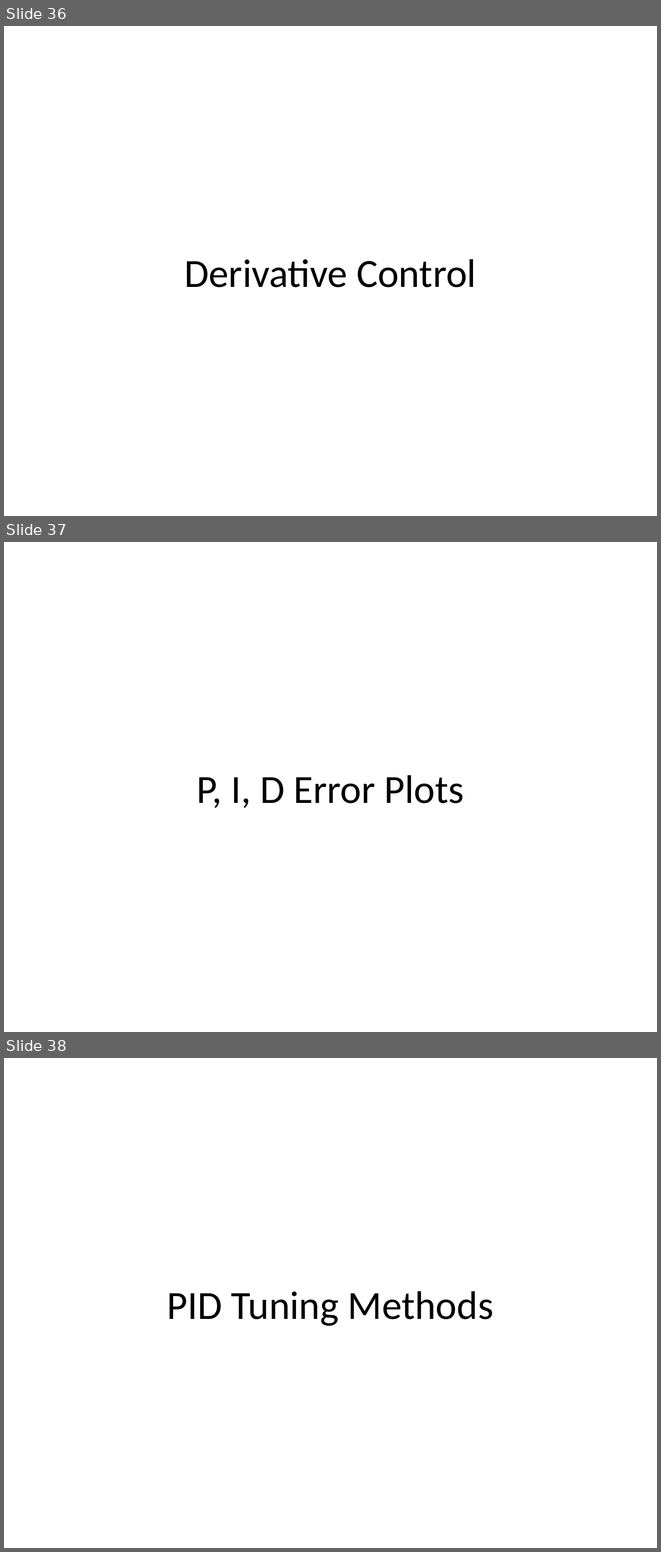
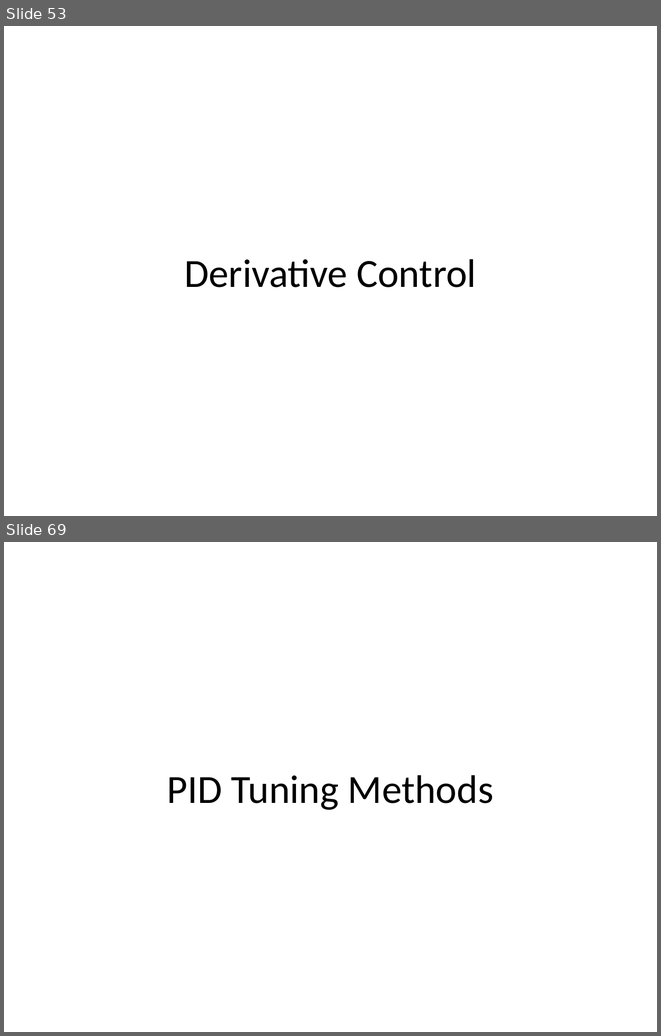
Before and after one commit to arkorobotics/PID, a slide deck: Documents/PID.pptx. Shown one above the other, each under a label of ours: slides 36, 37 and 38 before the commit, slides 53 and 69 after it; the slides between them are not shown. The pictures are 661x1552 and 661x1036 pixels, drawn with LibreOffice and Linux fonts; fonts in the diff are those of the drawing. Boxes give left, top, right and bottom in pixels: in the first picture for what was removed or moved away, otherwise in the second. Text is boxed around its words. In the diff, an @@ line names an element or a change of style, - is before the commit and + after.

```diff
--- a/Documents/PID.pptx
+++ b/Documents/PID.pptx
@@ slide 37 removed at box(4, 542, 657, 1032), background #FFFFFF @@
@@ title removed at box(196, 775, 464, 808) @@
-P, I, D Error Plots
@@ what was slide 36 is now slide 53 @@
@@ what was slide 38 is now slide 69 @@
```
Also in this commit, not shown: 2 slides changed, 41 slides added, 1 other file.
